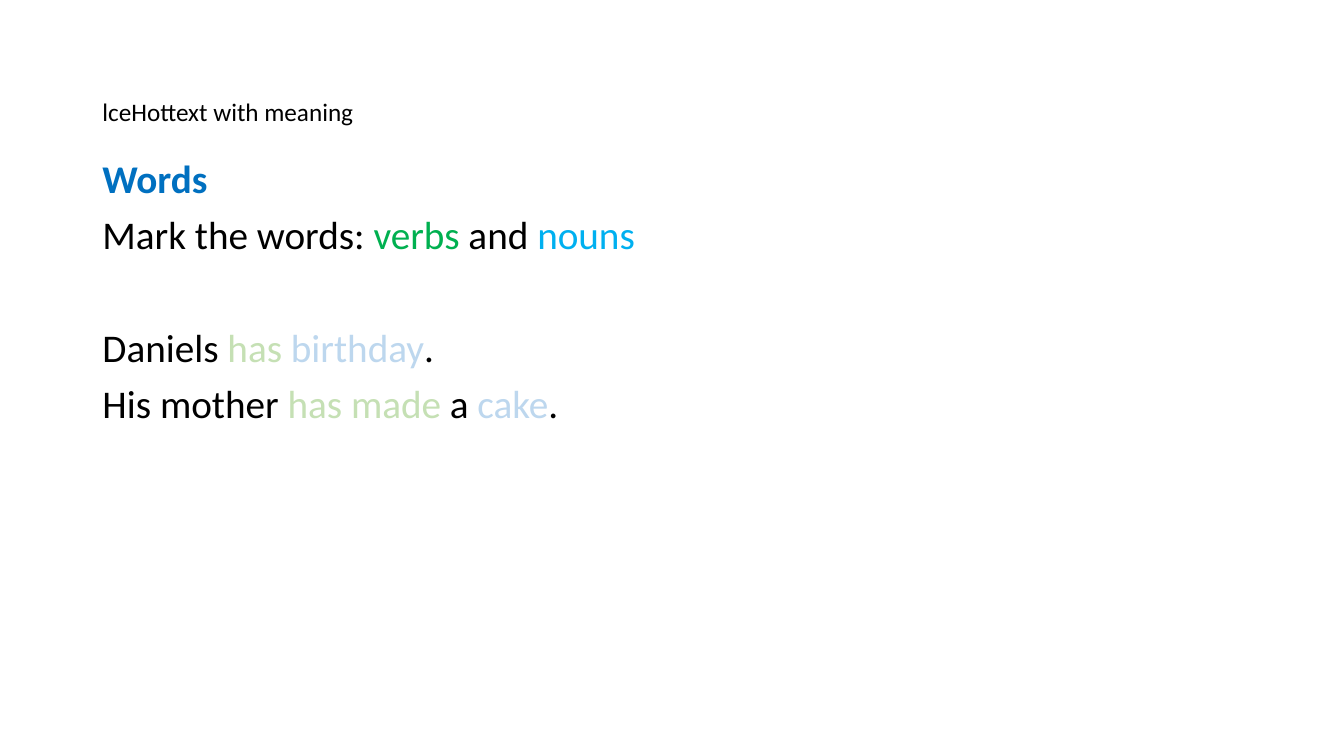
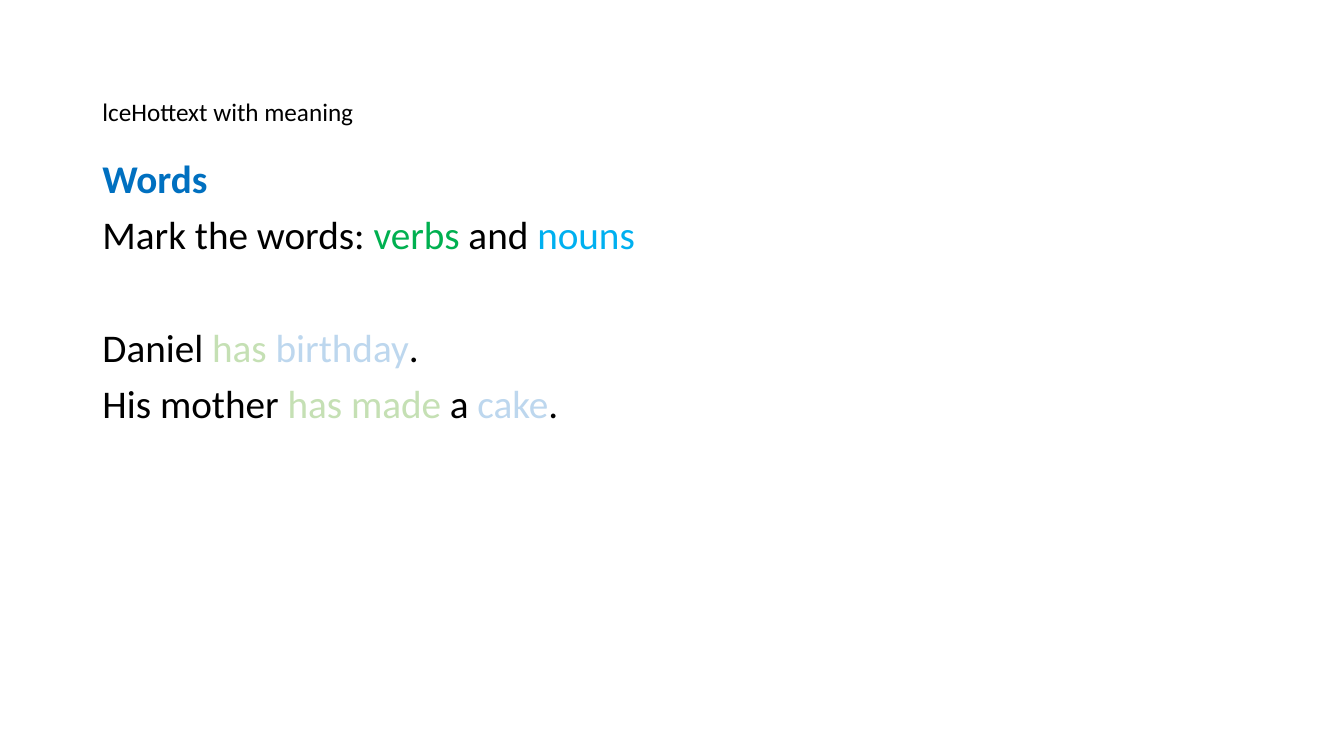
Before and after one commit to XStructuring/dita13.lc.extra-interactions, a slide deck: slide 24 of documentation/Interaction_examples_visual.pptx. Drawn at 1344x756 pixels with LibreOffice and Linux fonts; fonts in the diff are those of the drawing. Boxes give left, top, right and bottom in pixels: in the first picture for what was removed or moved away, otherwise in the second. Text is boxed around its words. In the diff, an @@ line names an element or a change of style, - is before the commit and + after.

```diff
--- a/documentation/Interaction_examples_visual.pptx
+++ b/documentation/Interaction_examples_visual.pptx
@@ text at [102,334,419,368]: text changed; text colour #000000 to #BDD7EE @@
-Daniels has birthday.
+Daniel has birthday.
```
Also in this commit, not shown: 3 other slides changed, 1 slide added, 4 other files.
